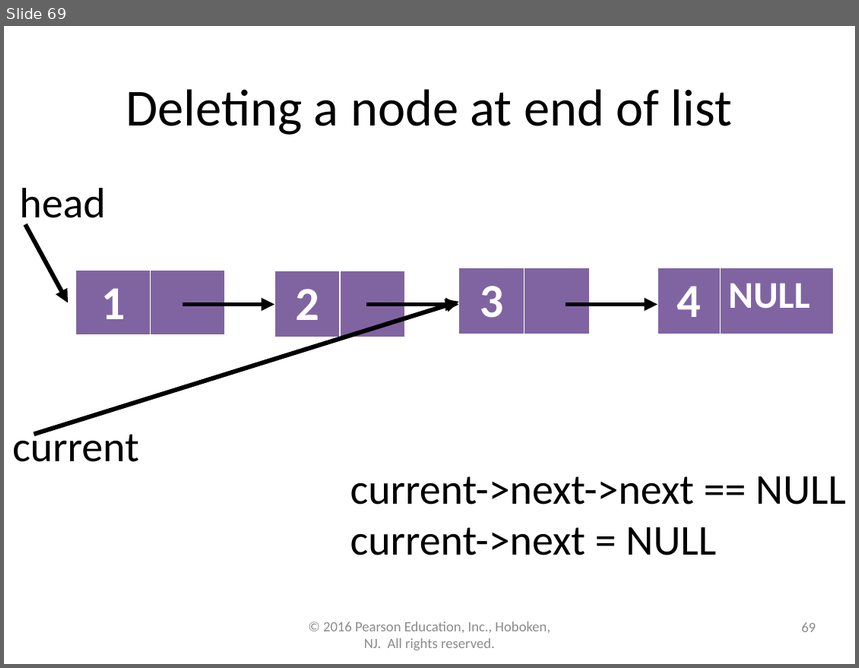
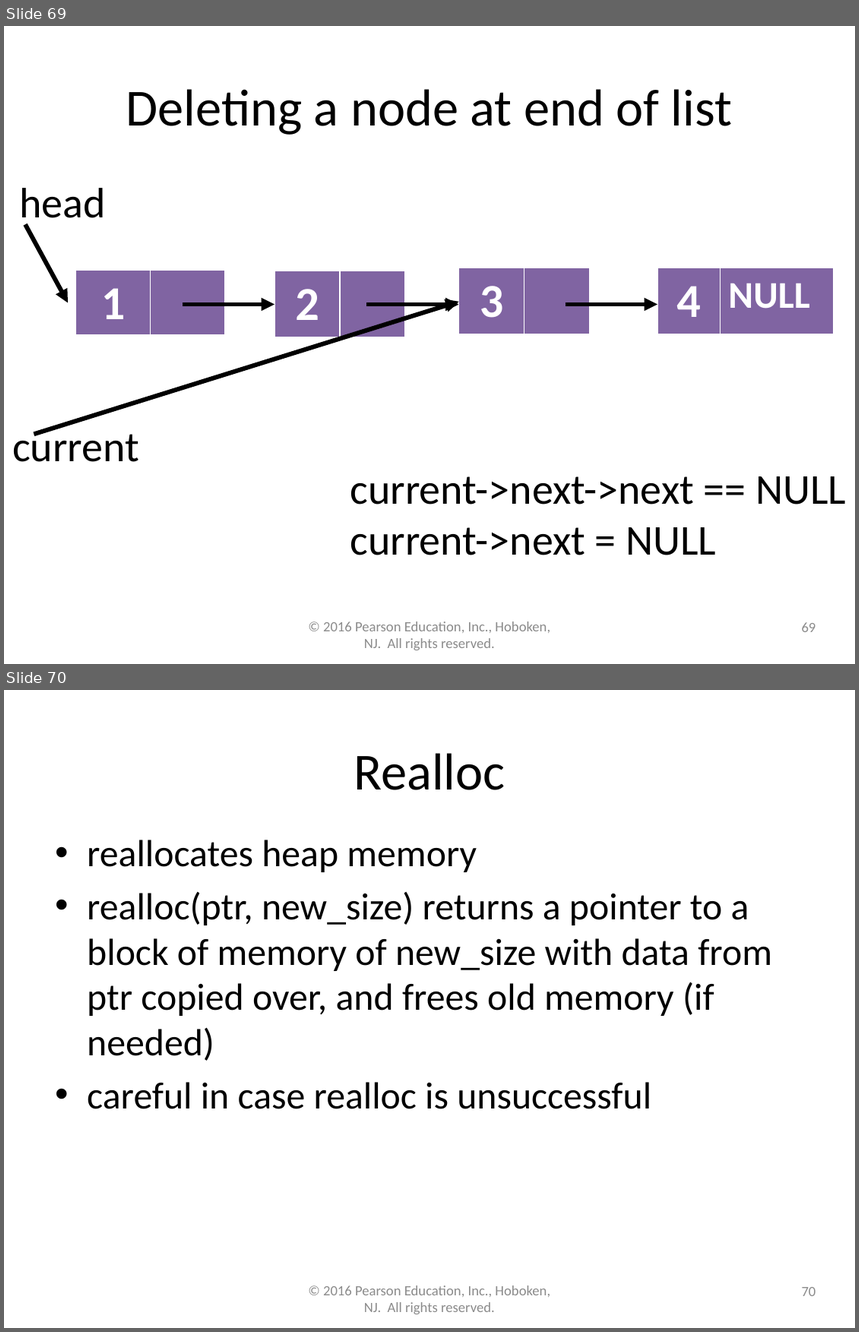
Before and after one commit to lgw2/lgw2.github.io, a slide deck: _teaching/csci112-fall-2023/lectures/ppts/Chapter13.pptx. Shown one above the other, each under a label of ours: slide 69 before the commit, slides 69 and 70 after it. The pictures are 859x668 and 859x1332 pixels, drawn with LibreOffice and Linux fonts; fonts in the diff are those of the drawing. Boxes give left, top, right and bottom in pixels: in the first picture for what was removed or moved away, otherwise in the second. Text is boxed around its words. In the diff, an @@ line names an element or a change of style, - is before the commit and + after.

```diff
--- a/_teaching/csci112-fall-2023/lectures/ppts/Chapter13.pptx
+++ b/_teaching/csci112-fall-2023/lectures/ppts/Chapter13.pptx
@@ slide 70 added at (x1=4, y1=690, x2=855, y2=1328), background #FFFFFF @@
@@ title added at (x1=354, y1=753, x2=505, y2=790), 44 pt, text #000000 @@
+Realloc
@@ text added at (x1=87, y1=840, x2=772, y2=1110), 32 pt, text #000000 @@
+• reallocates heap memory
+• realloc(ptr, new_size) returns a pointer to a block of memory of new_size with data from ptr copied over, and frees old memory (if needed)
+• careful in case realloc is unsuccessful
@@ text added at (x1=323, y1=1286, x2=550, y2=1315), 12 pt, text #8C8C8C @@
+© 2016 Pearson Education, Inc., Hoboken, NJ. All rights reserved.
@@ page number added at (x1=802, y1=1287, x2=816, y2=1296), 12 pt, text #8C8C8C @@
+70
```
Also in this commit, not shown: 1 other slide added, 1 other file.
